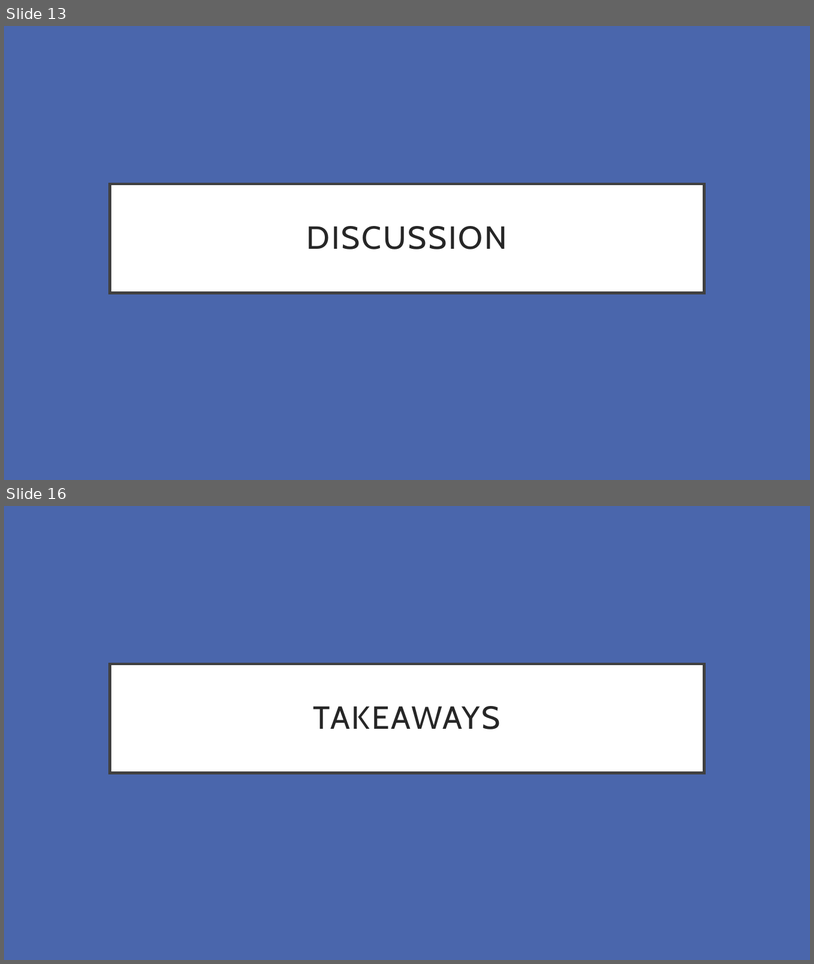
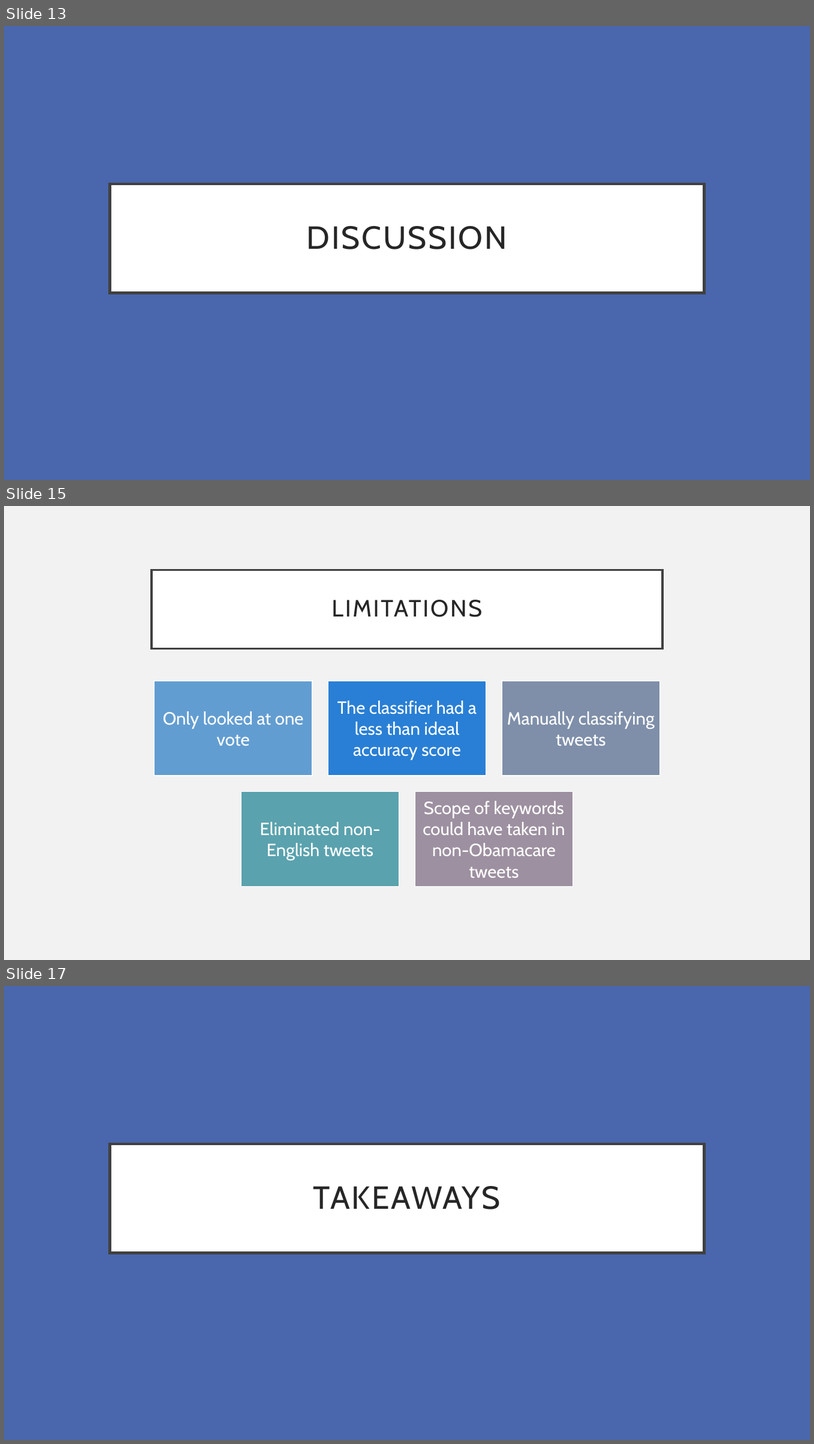
Before and after one commit to oliviaroy20/SocialSensing, a slide deck: Final Presentation.pptx. Shown one above the other, each under a label of ours: slides 13 and 16 before the commit, slides 13, 15 and 17 after it; the slides between them are not shown. The pictures are 814x964 and 814x1444 pixels, drawn with LibreOffice and Linux fonts; fonts in the diff are those of the drawing. Boxes give left, top, right and bottom in pixels: in the first picture for what was removed or moved away, otherwise in the second. Text is boxed around its words. In the diff, an @@ line names an element or a change of style, - is before the commit and + after.

```diff
--- a/Final Presentation.pptx
+++ b/Final Presentation.pptx
@@ slide 15 added at [4, 506, 810, 960], background #F2F2F2 @@
@@ title added at [152, 570, 663, 648], fill #FFFFFF, outline #404040 2.5 pt, 28 pt, text #262626 @@
+LIMITATIONS
@@ group added at [154, 681, 660, 886]: 5 rectangles, 5 texts @@
+Only looked at one vote
+The classifier had a less than ideal accuracy score
+Manually classifying tweets
+Eliminated non-English tweets
+Scope of keywords could have taken in non-Obamacare tweets
@@ what was slide 16 is now slide 17 @@
```
Also in this commit, not shown: 2 slides changed, 5 other slides added, 6 slides removed, 3 other files.
